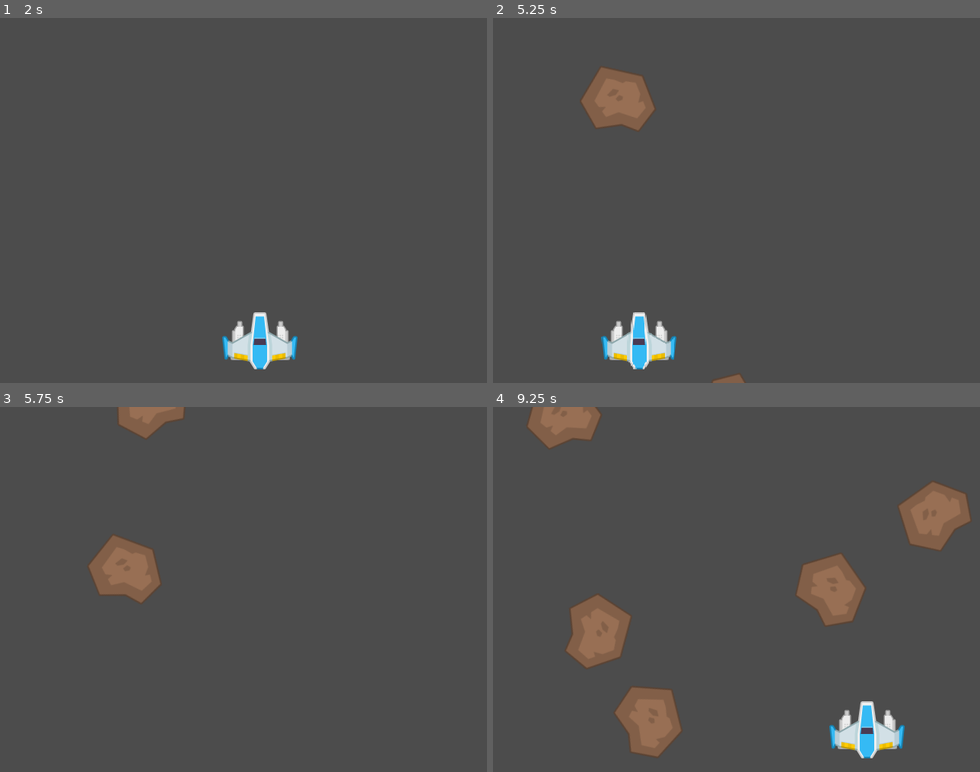
Above: before the commit, frames 1-4 (two rows, left to right).
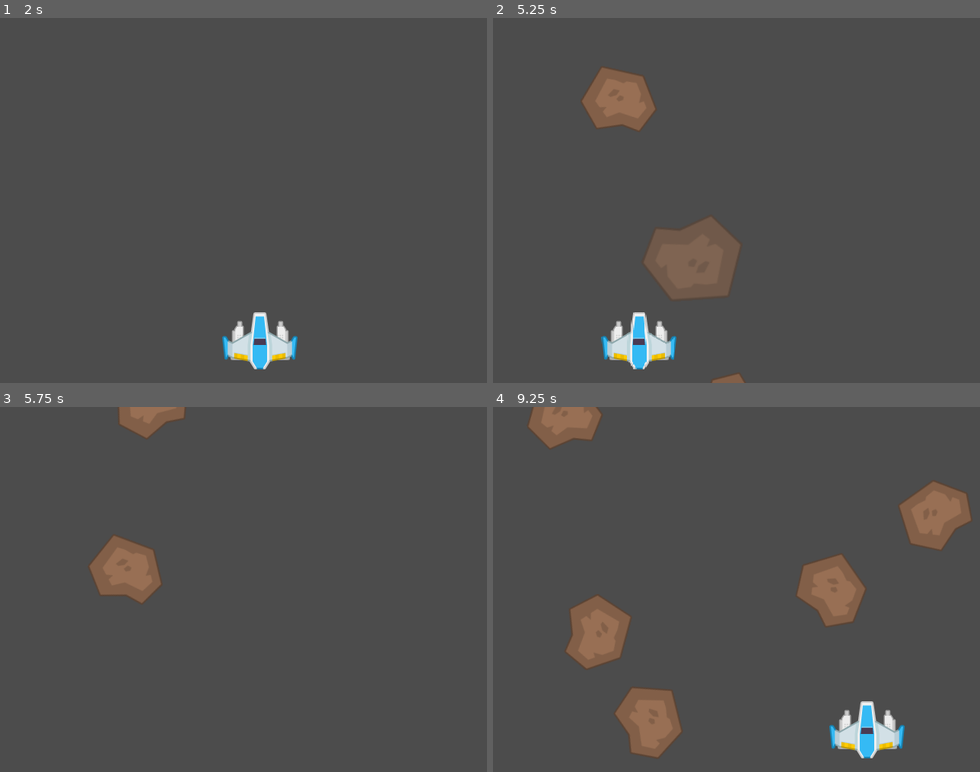
Above: after the commit, the same moments.

Repository: VitorRodrigues/SpaceRescue-Godot
Game: Godot game, scene res://Level1.tscn
The game is run twice, just before and just after one commit, with the same random seed, the same clock (stepped at 60 frames per second) and the same inputs.
Inputs:
- Up to frame 1 (2 s): tap Enter at 0.5 s; hold Right (ui_right) 0.53-1.28 s; tap Space (fire) at 0.6, 1.35 s; hold Left (ui_left) from 1.28 s (still down)
- Up to frame 2 (5.25 s): release Left (ui_left) at 2.03 s; hold Right (ui_right) 2.03-3.53 s; tap Space (fire) every 0.75 s from 2.1 to 5.1 s; hold Left (ui_left) from 3.53 s (still down)
- Up to frame 3 (5.75 s): keep holding Left (ui_left)
- Up to frame 4 (9.25 s): release Left (ui_left) at 5.78 s; hold Right (ui_right) 5.78-8.03 s; tap Space (fire) every 0.75 s from 5.85 to 8.85 s; hold Left (ui_left) from 8.03 s (still down)

Frame 1 is identical in both runs. In frame 2, 3.2% of the frame differs, in the area x 18-51%, y 14-100%; in frame 3, less than 0.1%; in frame 4, less than 0.1%.

Commit message:
Add metor animations for hit and destroy

Diff:
--- a/Prefabs/Meteor.tscn
+++ b/Prefabs/Meteor.tscn
@@ -1,7 +1,65 @@
-[gd_scene load_steps=3 format=2]
+[gd_scene load_steps=5 format=2]
 
 [ext_resource path="res://Scripts/Meteor.gd" type="Script" id=1]
 [ext_resource path="res://Assets/Meteors/meteorBrown_big1.png" type="Texture" id=2]
+
+[sub_resource type="Animation" id=2]
+resource_name = "destroy"
+length = 0.5
+tracks/0/type = "method"
+tracks/0/path = NodePath(".")
+tracks/0/interp = 1
+tracks/0/loop_wrap = true
+tracks/0/imported = false
+tracks/0/enabled = true
+tracks/0/keys = {
+"times": PoolRealArray( 0.5 ),
+"transitions": PoolRealArray( 1 ),
+"values": [ {
+"args": [  ],
+"method": "die"
+} ]
+}
+tracks/1/type = "value"
+tracks/1/path = NodePath(".:scale")
+tracks/1/interp = 1
+tracks/1/loop_wrap = true
+tracks/1/imported = false
+tracks/1/enabled = true
+tracks/1/keys = {
+"times": PoolRealArray( 0, 0.2 ),
+"transitions": PoolRealArray( 1, 1 ),
+"update": 0,
+"values": [ Vector2( 1, 1 ), Vector2( 2, 2 ) ]
+}
+tracks/2/type = "value"
+tracks/2/path = NodePath(".:modulate")
+tracks/2/interp = 1
+tracks/2/loop_wrap = true
+tracks/2/imported = false
+tracks/2/enabled = true
+tracks/2/keys = {
+"times": PoolRealArray( 0, 0.2 ),
+"transitions": PoolRealArray( 1, 1 ),
+"update": 0,
+"values": [ Color( 1, 1, 1, 1 ), Color( 1, 1, 1, 0 ) ]
+}
+
+[sub_resource type="Animation" id=1]
+resource_name = "hit"
+length = 0.3
+tracks/0/type = "value"
+tracks/0/path = NodePath("Sprite:modulate")
+tracks/0/interp = 0
+tracks/0/loop_wrap = true
+tracks/0/imported = false
+tracks/0/enabled = true
+tracks/0/keys = {
+"times": PoolRealArray( 0, 0.1 ),
+"transitions": PoolRealArray( 1, 1 ),
+"update": 0,
+"values": [ Color( 0.984314, 0.439216, 0, 1 ), Color( 1, 1, 1, 1 ) ]
+}
 
 [node name="Meteor" type="Area2D"]
 collision_layer = 8
@@ -12,7 +70,13 @@
 }
 
 [node name="Sprite" type="Sprite" parent="."]
+position = Vector2( 1, 0 )
 texture = ExtResource( 2 )
 
 [node name="CollisionPolygon2D" type="CollisionPolygon2D" parent="."]
+visible = false
 polygon = PoolVector2Array( 22.3304, -39.883, 48.2345, -0.410179, 34.0489, 32.2783, 11.2287, 28.5777, -20.843, 40.2962, -48.5973, 9.45803, -32.5615, -39.883 )
+
+[node name="AnimPlayer" type="AnimationPlayer" parent="."]
+anims/destroy = SubResource( 2 )
+anims/hit = SubResource( 1 )
--- a/Scripts/Fire.gd
+++ b/Scripts/Fire.gd
@@ -16,9 +16,9 @@
 
 # ---- COLLISIONS -----
 func _on_fire_area_entered(area):
-	hit()
 	if area.is_in_group(Game.ENEMY_GROUP):
 		area.hit(power)
+		hit()
 
 # ---- FUNCTIONS -----
 func hit():
--- a/Scripts/Meteor.gd
+++ b/Scripts/Meteor.gd
@@ -7,6 +7,7 @@
 export var rotation_speed = 2
 export var life = 400
 var rot = 0
+var alive = true
 
 # ---- PROCESSING -----
 func _ready():
@@ -16,17 +17,24 @@
 
 func _physics_process(delta):
 	rotate(rot)
-	position += Vector2(0, speed * delta)
+	if alive:
+		position += Vector2(0, speed * delta)
 
 	if position.y > get_viewport_rect().end.y + 60:
-		queue_free()
+		die()
 	pass
 
 # ---- FUNCTIONS -----
 func hit(power):
 	life -= power
+	$AnimPlayer.play("hit")
 	if life <= 0:
-		die()
+		alive = false
+		destroy()
+
+func destroy():
+	remove_from_group(Game.ENEMY_GROUP)
+	$AnimPlayer.play("destroy")
 
 func die():
 	queue_free()
